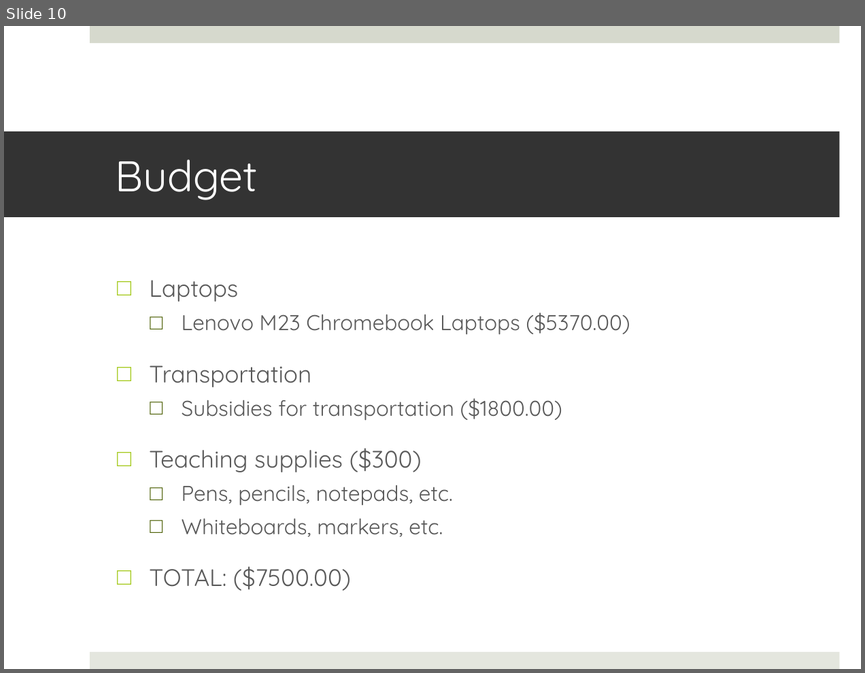
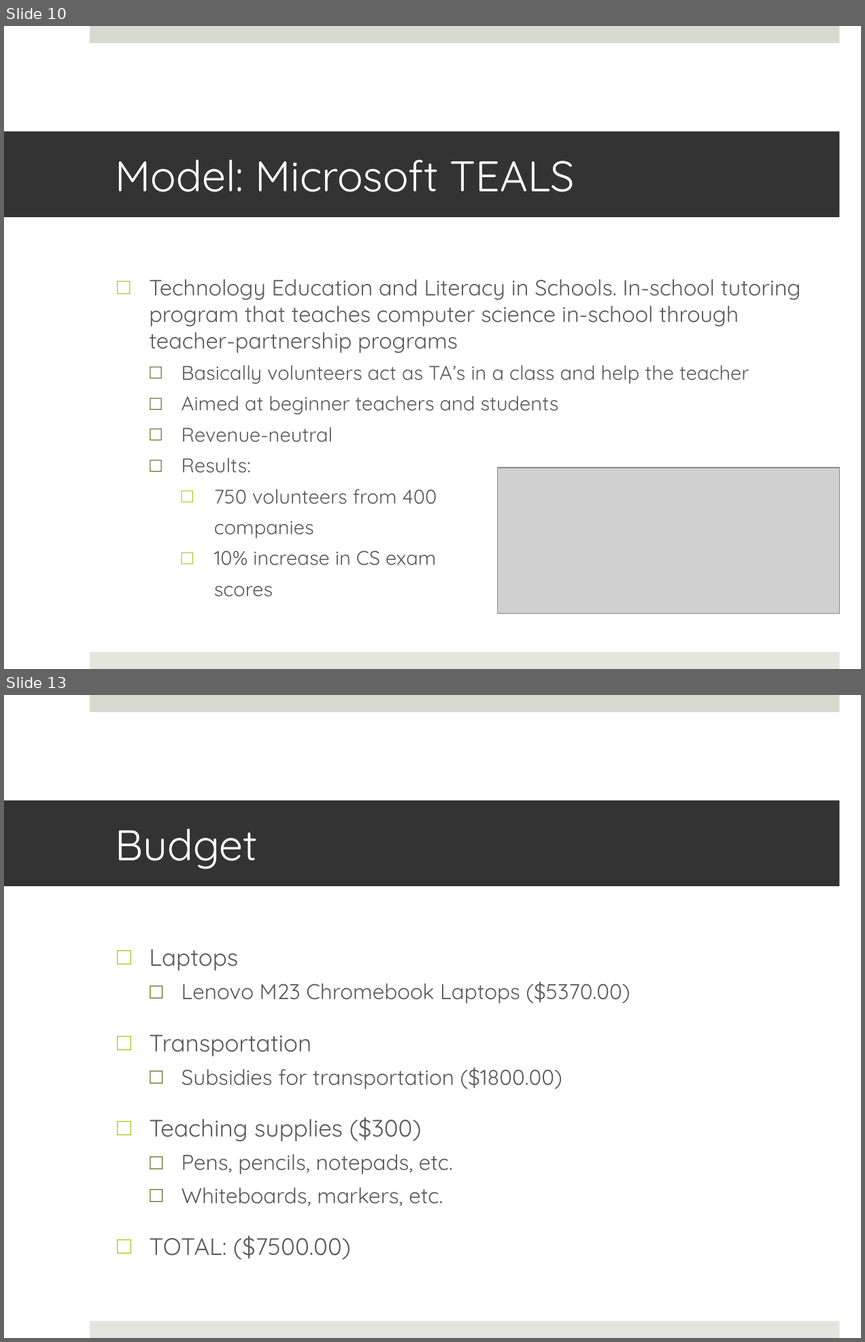
Before and after one commit to NaeemH/WomenInCS, a slide deck: Peer Review/NH_Peer_Review_Assignment_4.pptx. Shown one above the other, each under a label of ours: slide 10 before the commit, slides 10 and 13 after it; the slides between them are not shown. The pictures are 865x673 and 865x1342 pixels, drawn with LibreOffice and Linux fonts; fonts in the diff are those of the drawing; grey boxes stand for pictures. Boxes give left, top, right and bottom in pixels: in the first picture for what was removed or moved away, otherwise in the second. Text is boxed around its words. In the diff, an @@ line names an element or a change of style, - is before the commit and + after.

```diff
--- a/Peer Review/NH_Peer_Review_Assignment_4.pptx
+++ b/Peer Review/NH_Peer_Review_Assignment_4.pptx
@@ slide 10 added at [4,26,861,669], background #FFFFFF; not listed: 2 template elements that a slide beside it also shows @@
@@ title added at [4,131,839,217], fill #333333, 36 pt, text #FFFFFF @@
+Model: Microsoft TEALS
@@ text added at [149,279,801,597], 16.6 pt, text #595959 @@
+□ Technology Education and Literacy in Schools. In-school tutoring program that teaches computer science in-school through teacher-partnership programs
+  □ Basically volunteers act as TA’s in a class and help the teacher
+  □ Aimed at beginner teachers and students
+  □ Revenue-neutral
+  □ Results:
+    □ 750 volunteers from 400
+      companies
+    □ 10% increase in CS exam
+      scores
@@ picture added at [498,467,839,613] @@
@@ what was slide 10 is now slide 13 @@
```
Also in this commit, not shown: 12 slides changed, 1 other slide added, 3 other files.
